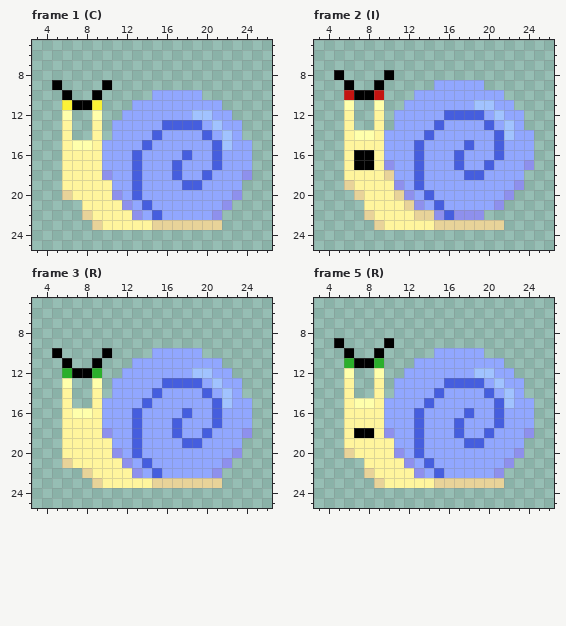
Edited in one commit: pixel-art file (Assets/Art/Enemy/Snail/Special/Snail_Special_Left.aseprite). Above: the version before the commit.
32x32 pixels, 6 frames. Shown: frame 1 (C): x 3..26, y 5..25; frame 2 (I): x 3..26, y 5..25; frame 3 (R): x 3..26, y 5..25; frame 5 (R): x 3..26, y 5..25. The commit also changed other frames, which this record leaves out.
The result:
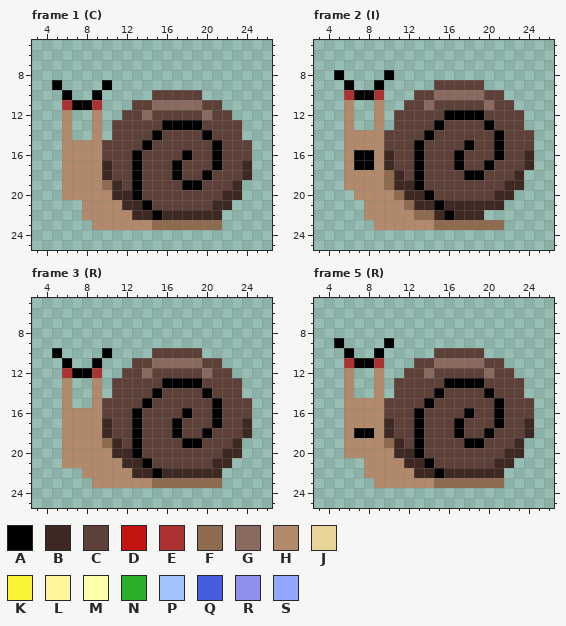
Palette (. is transparent): A #000000  B #3d2822  C #5d4037  D #c41411  E #ac3232  F #8e6a4f  G #8a6a5e  H #b28a6b  J #e8d399  K #fbf236  L #fff59d  M #ffffab  N #2baf2b  P #a1c3ff  Q #455ede  R #8e90ed  S #91a7ff
The exact change:
Changed rows in their new state; - is an unchanged pixel.
Frame 1 (C), layers "Face", "Shell":
first column x 6:
10 ---------CCCCC-----
11 E--E---CCGGGGGCC---
12 H--H--CCGCCCCCGCC--
13 H--H-CCCCCAAAACCCC-
14 H--H-CCCCACCCCACCC-
15 HHHHCCCCACCCCCCACCC
16 HHHHCCCACCCCACCACCC
17 HHHHBCCACCCACCCACCB
18 HHHHBCCACCCACCACCCB
19 HHHHFBCACCCCAACCCB-
20 HHHHHBBACCCCCCCCBB-
21 --HHHHBBACCCCCCBB--
22 --HHHHHBBABBBBBB---
23 ---HHHHHHFFFFFFF---
Frame 2 (I), layers "Face", "Shell":
first column x 6:
 9 ---------CCCCC-----
10 E--E---CCGGGGGCC---
11 H--H--CCGCCCCCGCC--
12 H--H-CCCCCAAAACCCC-
13 H--H-CCCCACCCCACCC-
14 HHHHCCCCACCCCCCACCC
15 HHHHCCCACCCCACCACCC
16 H--HBCCACCCACCCACCB
17 H--HBCCACCCACCACCCB
18 HHHHFBCACCCCAACCCB-
19 HHHHFBBACCCCCCCCBB-
20 -HHHHFBBACCCCCCBB--
21 --HHHHFBBABBBBBB---
22 --HHHHHFFBABBB-----
23 ---HHHHHHFFFFFFF---
Frame 3 (R), layers "Face", "Shell":
first column x 6:
10 ---------CCCCC-----
11 -------CCGGGGGCC---
12 E--E--CCGCCCCCGCC--
13 H--H-CCCCCAAAACCCC-
14 H--H-CCCCACCCCACCC-
15 H--HCCCCACCCCCCACCC
16 HHHHCCCACCCCACCACCC
17 HHHHBCCACCCACCCACCB
18 HHHHBCCACCCACCACCCB
19 HHHHFBCACCCCAACCCB-
20 HHHHHBBACCCCCCCCBB-
21 HHHHHHBBACCCCCCBB--
22 --HHHHHBBABBBBBB---
23 ---HHHHHHFFFFFFF---
Frame 5 (R), layers "Face", "Shell":
first column x 6:
10 ---------CCCCC-----
11 E--E---CCGGGGGCC---
12 H--H--CCGCCCCCGCC--
13 H--H-CCCCCAAAACCCC-
14 H--H-CCCCACCCCACCC-
15 HHHHCCCCACCCCCCACCC
16 HHHHCCCACCCCACCACCC
17 HHHHBCCACCCACCCACCB
18 H--HBCCACCCACCACCCB
19 HHHHFBCACCCCAACCCB-
20 HHHHHBBACCCCCCCCBB-
21 --HHHHBBACCCCCCBB--
22 --HHHHHBBABBBBBB---
23 ---HHHHHHFFFFFFF---
Where, in picture pixels (left, top, right, bottom), the same in both pictures:
changed: (62, 90, 252, 230)
changed: (344, 80, 534, 230)
changed: (62, 348, 252, 488)
changed: (344, 348, 534, 488)
